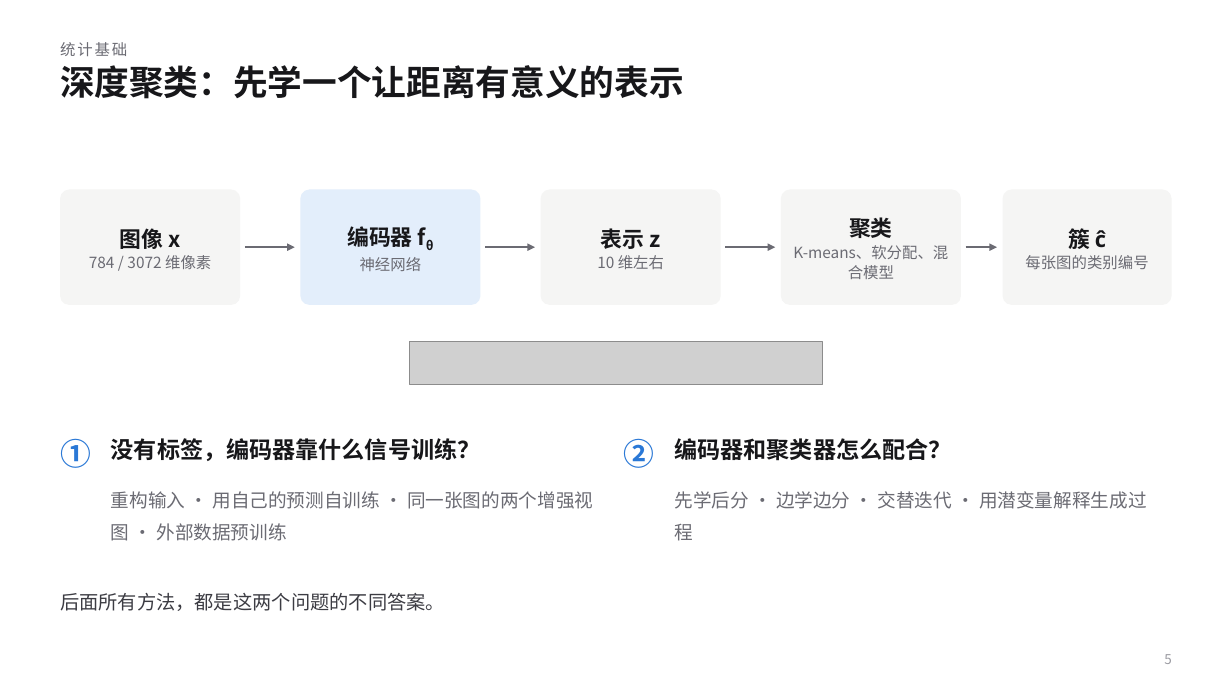
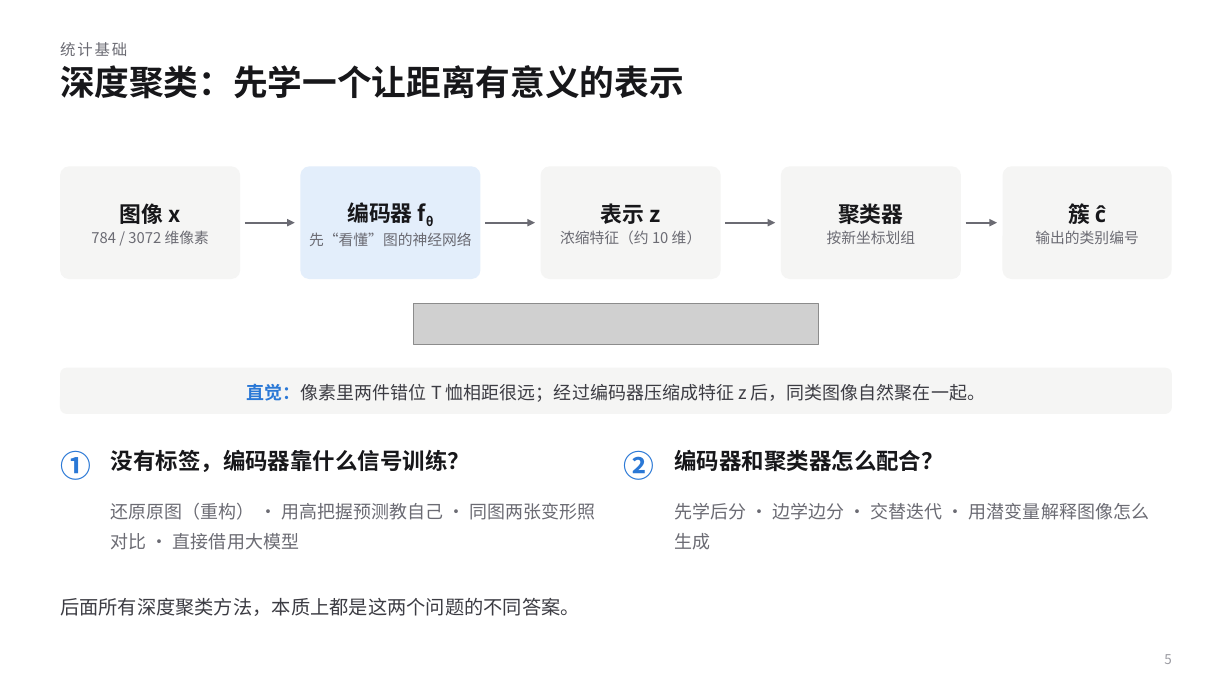
Before and after one commit to KQYaili/DeepClustering-Survey, a slide deck: slide 5 of presentation/deep-clustering-evolution-selection-guide.pptx. Drawn at 1232x693 pixels with LibreOffice and Linux fonts; fonts in the diff are those of the drawing; grey boxes stand for pictures. Boxes give left, top, right and bottom in pixels: in the first picture for what was removed or moved away, otherwise in the second. Text is boxed around its words. In the diff, an @@ line names an element or a change of style, - is before the commit and + after.

```diff
--- a/presentation/deep-clustering-evolution-selection-guide.pptx
+++ b/presentation/deep-clustering-evolution-selection-guide.pptx
@@ 5 rounded rectangles, 4 texts, 4 arrows: place and size @@
-5 rounded rectangles, 4 texts, 4 arrows at [60, 189, 1172, 305]
+5 rounded rectangles, 4 texts, 4 arrows at [60, 166, 1172, 279]
@@ text at [827, 203, 916, 244]: text changed; size 12 to 11.5 pt @@
-聚类
-K-means、软分配、混合模型
+聚类器
+按新坐标划组
@@ text at [91, 230, 209, 244]: size 12 to 11.5 pt in "784 / 3072 维像素" @@
@@ text at [309, 232, 472, 246]: text changed; size 12 to 11.5 pt @@
-神经网络
+先“看懂”图的神经网络
@@ text at [560, 230, 702, 244]: text changed; size 12 to 11.5 pt @@
-10 维左右
+浓缩特征（约 10 维）
@@ text at [1035, 230, 1138, 244]: text changed; size 12 to 11.5 pt @@
-每张图的类别编号
+输出的类别编号
@@ picture: place and size @@
-picture at [409, 342, 823, 384]
+picture at [414, 303, 818, 345]
@@ rounded rectangle added at [60, 368, 1172, 414], fill #F5F5F4 @@
@@ text added at [247, 383, 985, 402], 14 pt, text #3C3C43 @@
+直觉：像素里两件错位 T 恤相距很远；经过编码器压缩成特征 z 后，同类图像自然聚在一起。
@@ text "①": place and size @@
-text "①" at [60, 438, 91, 468]
+text "①" at [60, 450, 91, 480]
@@ text "没有标签，编码器靠什么信号训练？": place and size @@
-text "没有标签，编码器靠什么信号训练？" at [111, 438, 481, 461]
+text "没有标签，编码器靠什么信号训练？" at [111, 450, 470, 472]
@@ text "没有标签，编码器靠什么信号训练？" at [111, 450, 470, 472]: size 18 to 17.5 pt @@
@@ text "②": place and size @@
-text "②" at [624, 438, 655, 468]
+text "②" at [624, 450, 655, 480]
@@ text "编码器和聚类器怎么配合？" at [674, 450, 943, 471]: size 18 to 17.5 pt @@
@@ text "编码器和聚类器怎么配合？": place and size @@
-text "编码器和聚类器怎么配合？" at [674, 438, 951, 461]
+text "编码器和聚类器怎么配合？" at [674, 450, 943, 471]
@@ text at [111, 503, 595, 550]: text changed; size 14.5 to 14 pt @@
-重构输入 · 用自己的预测自训练 · 同一张图的两个增强视图 · 外部数据预训练
+还原原图（重构） · 用高把握预测教自己 · 同图两张变形照对比 · 直接借用大模型
@@ text at [674, 503, 1149, 550]: text changed; size 14.5 to 14 pt @@
-先学后分 · 边学边分 · 交替迭代 · 用潜变量解释生成过程
+先学后分 · 边学边分 · 交替迭代 · 用潜变量解释图像怎么生成
@@ text at [60, 598, 580, 616]: text changed @@
-后面所有方法，都是这两个问题的不同答案。
+后面所有深度聚类方法，本质上都是这两个问题的不同答案。
```
Also in this commit, not shown: 28 other slides changed, 17 other files.
